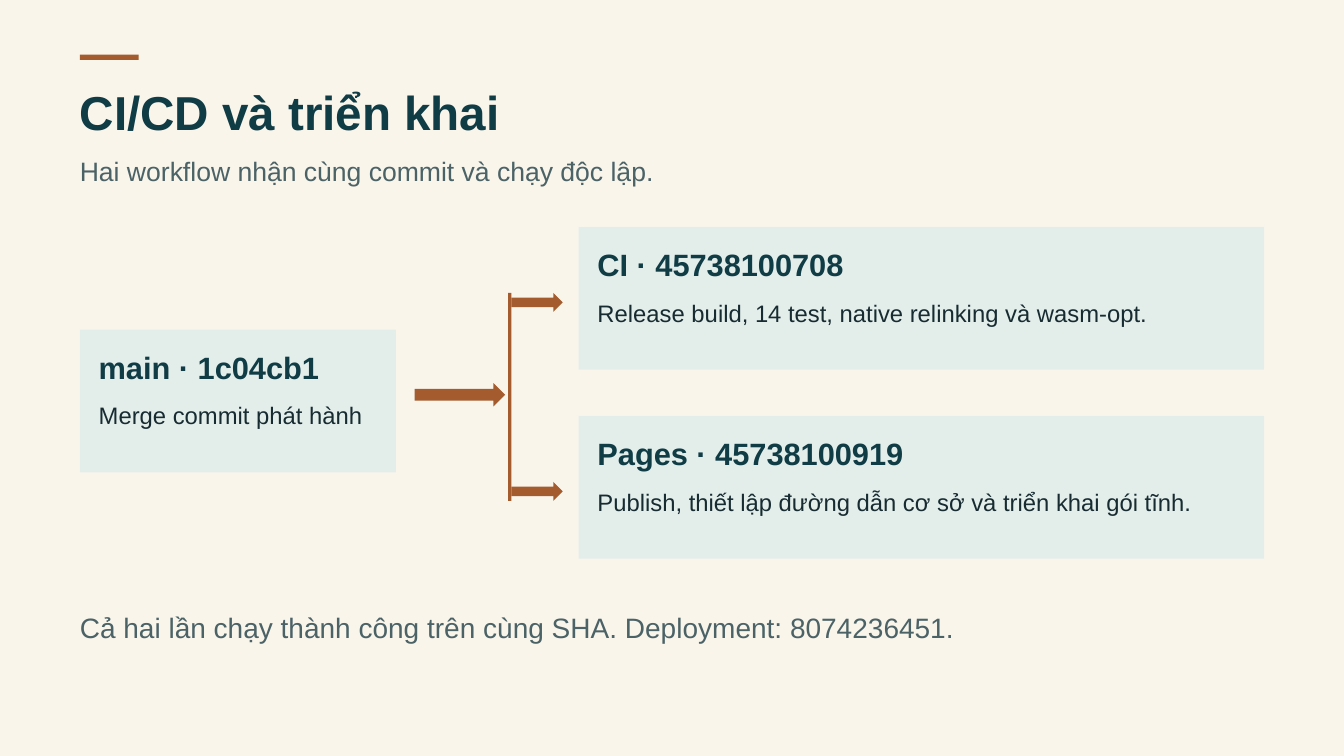
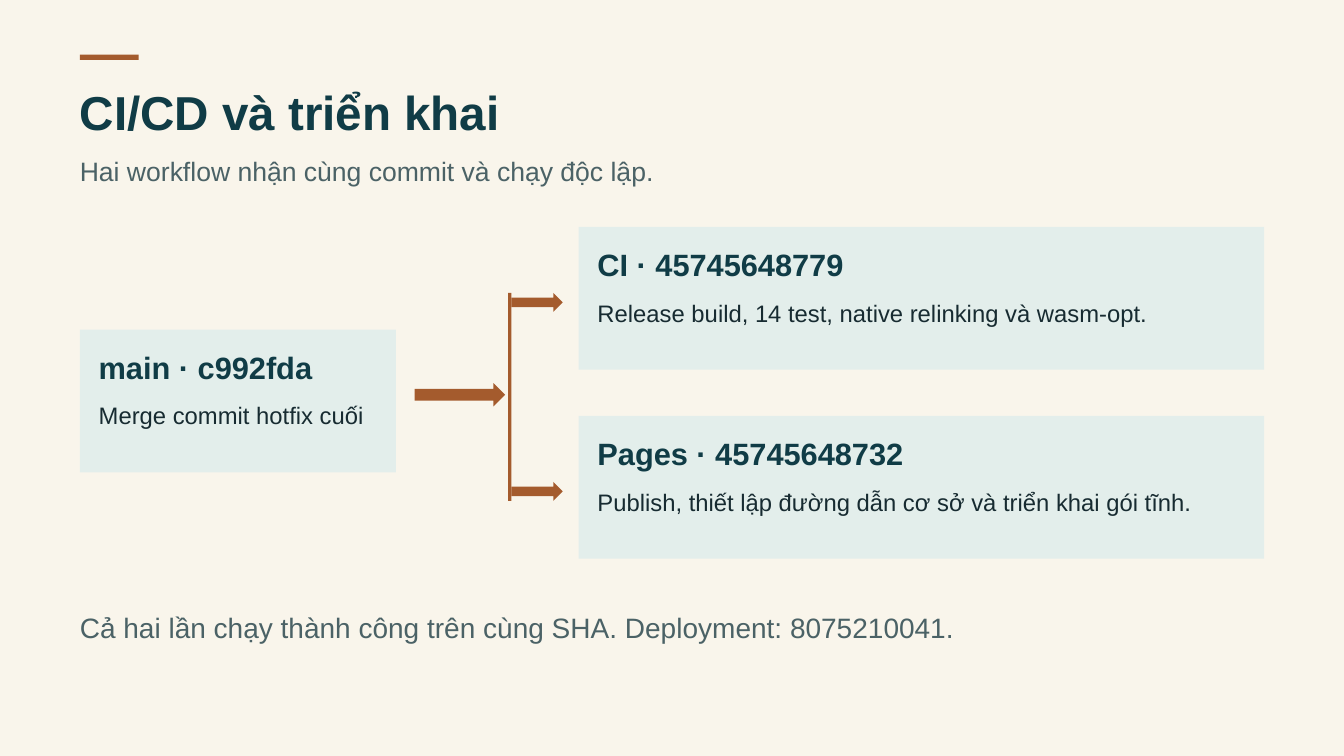
Before and after one commit to anhpham1504/ASPNET-DK25TTC5-lehien-BADONG, a slide deck: slide 13 of thesis/abs/BA-DONG-Coastal-Escape.pptx. Drawn at 1344x756 pixels with LibreOffice and Linux fonts; fonts in the diff are those of the drawing. Boxes give left, top, right and bottom in pixels: in the first picture for what was removed or moved away, otherwise in the second. Text is boxed around its words. In the diff, an @@ line names an element or a change of style, - is before the commit and + after.

Commit message:
docs(academic): synchronize share button hotfix release

```diff
--- a/thesis/abs/BA-DONG-Coastal-Escape.pptx
+++ b/thesis/abs/BA-DONG-Coastal-Escape.pptx
@@ text at [597, 254, 843, 277]: text changed @@
-CI · 45738100708
+CI · 45745648779
@@ text at [99, 356, 312, 380]: text changed @@
-main · 1c04cb1
+main · c992fda
@@ text at [99, 405, 364, 429]: text changed @@
-Merge commit phát hành
+Merge commit hotfix cuối
@@ text at [597, 443, 903, 471]: text changed @@
-Pages · 45738100919
+Pages · 45745648732
@@ text at [80, 616, 954, 643]: text changed @@
-Cả hai lần chạy thành công trên cùng SHA. Deployment: 8074236451.
+Cả hai lần chạy thành công trên cùng SHA. Deployment: 8075210041.
```
Also in this commit, not shown: 3 other slides changed, 28 other files.
